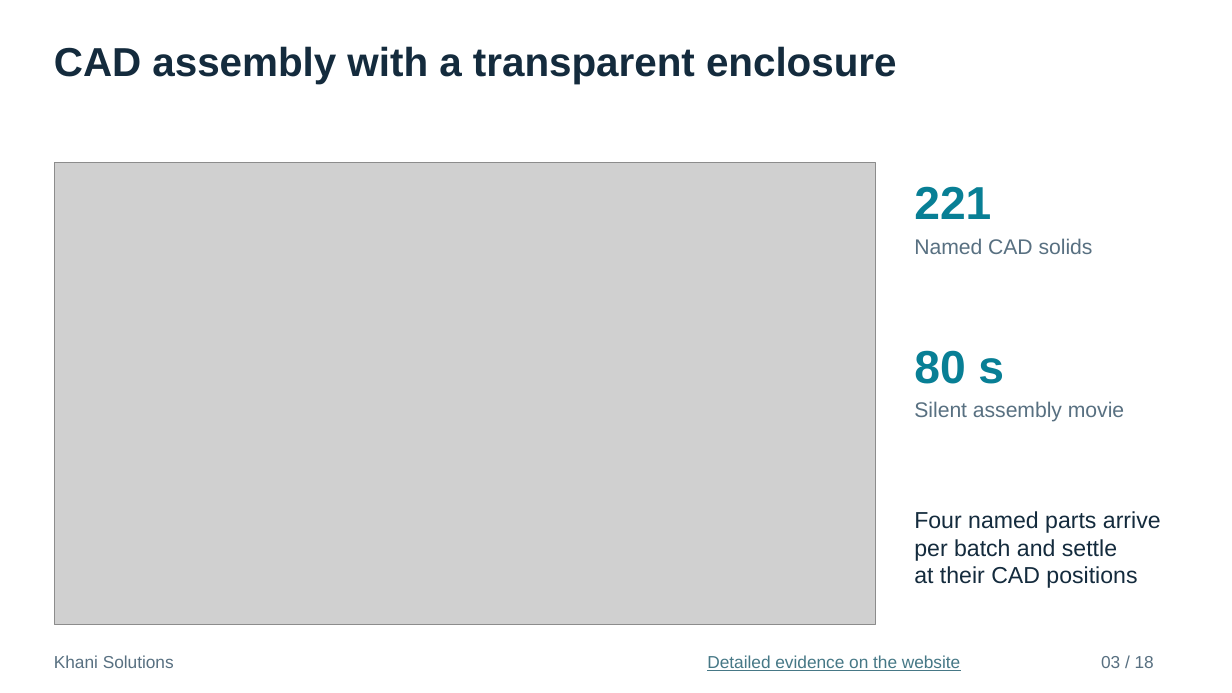
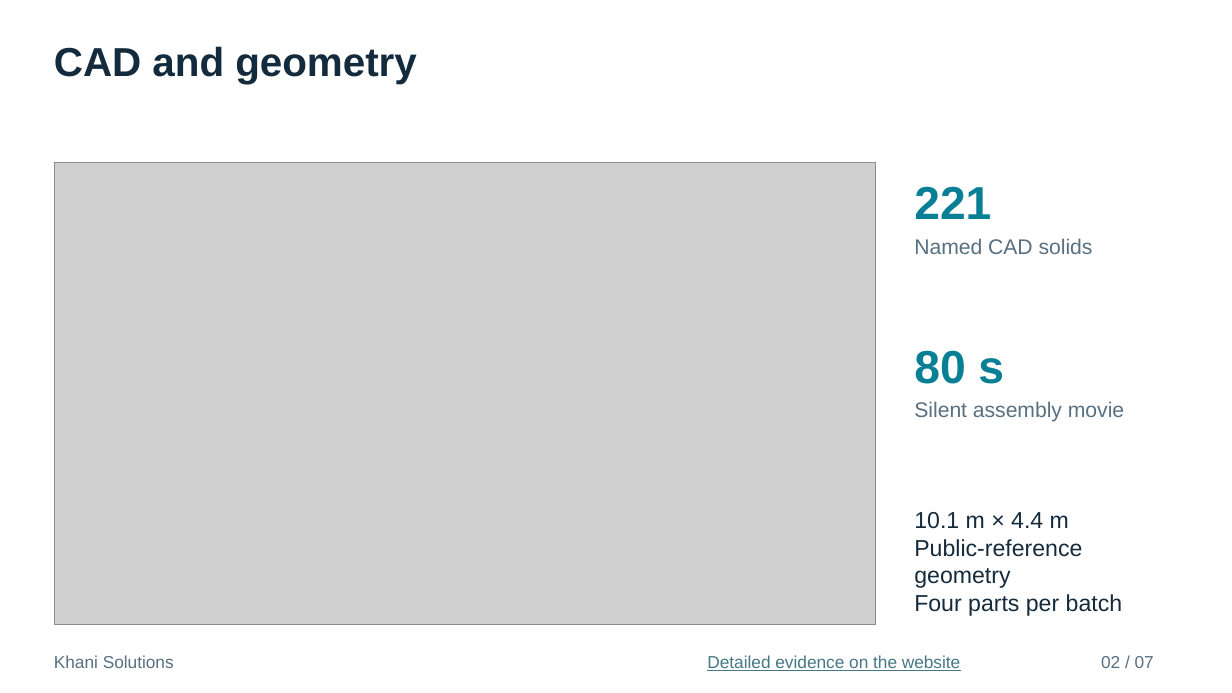
Before and after one commit to mrkhani88/khani-solutions-site, a slide deck: slide 2 of assets/studies/vast-haven-1/interview/Haven1_Thermal_Engineering_Interview.pptx (slide 3 before the commit). Drawn at 1232x693 pixels with LibreOffice and Linux fonts; fonts in the diff are those of the drawing; grey boxes stand for pictures. Boxes give left, top, right and bottom in pixels: in the first picture for what was removed or moved away, otherwise in the second. Text is boxed around its words. In the diff, an @@ line names an element or a change of style, - is before the commit and + after.

```diff
--- a/assets/studies/vast-haven-1/interview/Haven1_Thermal_Engineering_Interview.pptx
+++ b/assets/studies/vast-haven-1/interview/Haven1_Thermal_Engineering_Interview.pptx
@@ text at (54, 46, 417, 84): text changed @@
-CAD assembly with a transparent enclosure
+CAD and geometry
@@ text at (914, 512, 1122, 616): text changed @@
-Four named parts arrive
-per batch and settle
-at their CAD positions
+10.1 m × 4.4 m
+Public-reference geometry
+Four parts per batch
@@ text at (1101, 656, 1154, 668): text changed @@
-03 / 18
+02 / 07
```
Also in this commit, not shown: 5 other slides changed, 1 slide added, 12 slides removed, 4 other files.
